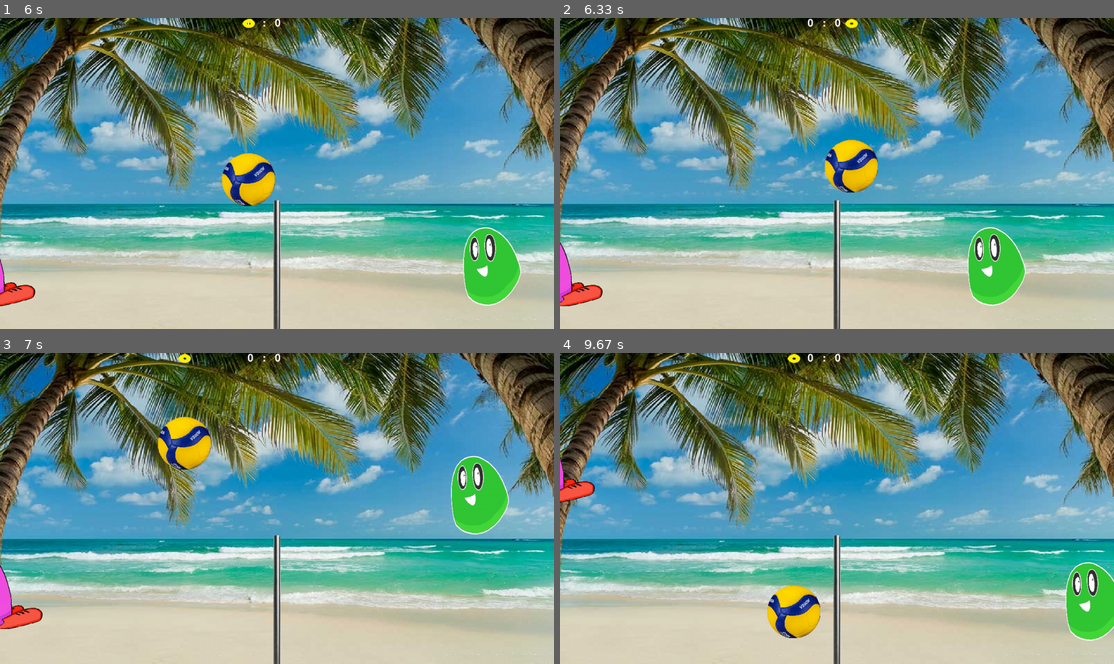
Above: before the commit, frames 1-4 (two rows, left to right).
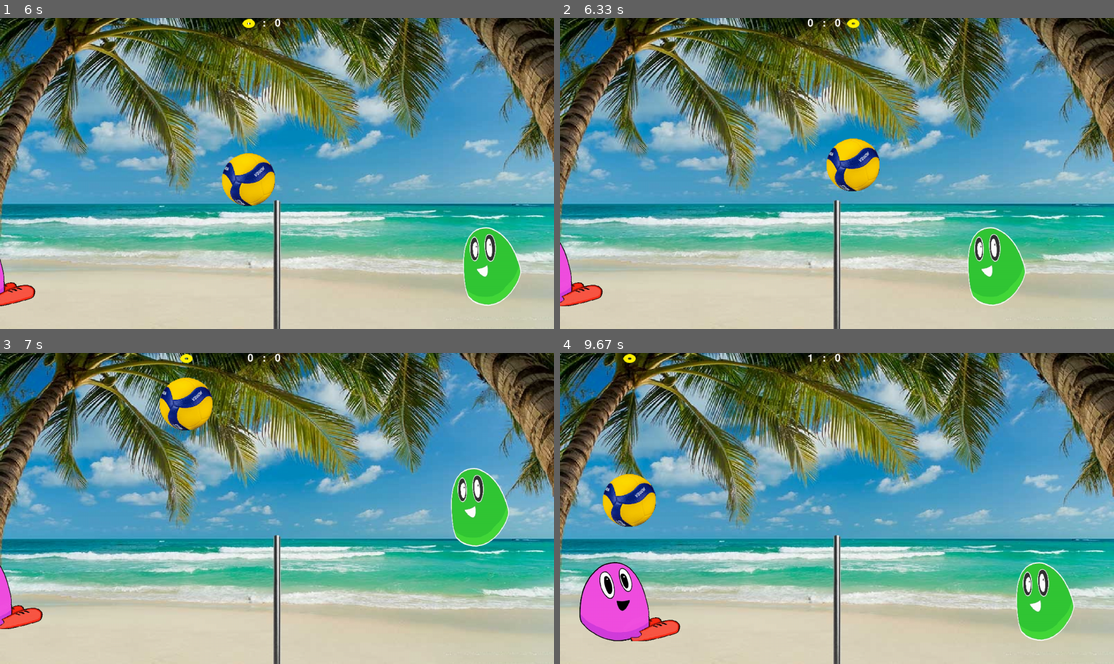
Above: after the commit, the same moments.

Repository: 3strategy/pygameBlobby
Game: pygame game, started from pyGameBlobby.py
Two runs of this game, one before a commit and one after it. Both use one fixed random seed, a clock stepped at 60 frames per second and the inputs below.
Inputs:
- Up to frame 1 (6 s): hold Right 0.33-0.8 s; hold Up 0.83-1.13 s; hold Right 1.17-1.63 s; hold D 1.17-1.63 s; hold Left 1.67-2.2 s; hold A 1.67-2.2 s; tap C at 1.82, 3.22, 4.88 s; hold Left 2.23-2.63 s; hold A 2.23-2.63 s; hold Up 2.67-3.03 s; hold Right 3.07-3.7 s; hold D 3.07-3.7 s; hold Left 3.73-4.2 s; hold A 3.73-4.2 s; hold Right 4.23-4.7 s; hold D 4.23-4.7 s; hold Up 4.73-5.03 s; hold Right 5.07-5.53 s; hold D 5.07-5.53 s; hold Left from 5.57 s (still down); hold A from 5.57 s (still down)
- Up to frame 2 (6.33 s): release Left at 6.1 s; release A at 6.1 s; hold Left from 6.13 s (still down); hold A from 6.13 s (still down); tap C at 6.28 s
- Up to frame 3 (7 s): release Left at 6.53 s; release A at 6.53 s; hold Up 6.57-6.93 s; hold Right from 6.97 s (still down); hold D from 6.97 s (still down)
- Up to frame 4 (9.67 s): release Right at 7.6 s; release D at 7.6 s; hold Left 7.63-8.1 s; hold A 7.63-8.1 s; tap C at 7.78, 9.12 s; hold Right 8.13-8.6 s; hold D 8.13-8.6 s; hold Up 8.63-8.93 s; hold Right 8.97-9.43 s; hold D 8.97-9.43 s; hold Left from 9.47 s (still down); hold A from 9.47 s (still down)

Frame 1 is identical in both runs. In frame 2, 0.5% of the frame differs, in the area x 47-58%, y 0-57%; in frame 3, 3.8%; in frame 4, 9.8%, in the area x 0-100%, y 0-93%.

Commit message:
Lesson 9.2 1)	Refactoring: moving overlap/bestoverlap/ impact into SharedSprite.

Diff:
--- a/Shared.py
+++ b/Shared.py
@@ -56,6 +56,8 @@
         self.rect = self.image.get_rect()
         self.oldpos = self.rect
         self.newpos = self.rect
+        self.dyfix = self.rect.height / 2
+        self.dxfix = self.rect.width / 2
         screen = pygame.display.get_surface()
         self.area = screen.get_rect()
         self.area.centery -= 50 * basescale  # move logical area up
@@ -90,6 +92,35 @@
         # Point rect to the same object as newpos:
         # Any action on newpos will move rect...(unlike before).
         self.rect = self.newpos
+
+    def bestoverlap(self, player):
+        if bestoverlap := testoverlap(player, self):
+            # calculate best possible impact (without rolling back player:
+            for i in range(4):
+                self.rect = average_rect(self.newpos, self.oldpos)
+                player.rect = average_rect(player.newpos, player.oldpos)
+                if overlap := testoverlap(player, self):
+                    self.newpos, player.newpos = self.rect, player.rect
+                    bestoverlap = overlap
+                else:
+                    self.oldpos, player.oldpos = self.rect, player.rect
+            return bestoverlap
+        return None
+
+    def process_impact (self,player,bestoverlap):
+        # the effect of the collision is calculated by Impulse Equations.
+        impact_gamma = angle_ofdxdy((bestoverlap[0] - self.dxfix, (bestoverlap[1] - self.dyfix)))[0]
+        x = (self.dX, self.dY), (player.dX, player.dY)
+        ((self.dX, self.dY), (player.dX, player.dY)) = calc_impulse_xy1xy2(x, self.weight, player.weight, impact_gamma)
+        # if abs(initial_gamma-impact_gamma) > 0.09:
+        #     print(f'\nfinal ball new:{self.newpos.center} old:{self.oldpos.center}, \
+        #     pla new:{player.newpos.center} old:{player.oldpos.center}\n\
+        #     initial gamma:{degrees(initial_gamma):.0f}->{degrees(impact_gamma):.0f}')
+        #     print('helped')
+
+        # rollback both Ball and Player positions
+        self.rollback(player)
+        assert not testoverlap(player, self)
 
     def rollback(self, other_object=None):
         self.rect = self.oldpos
@@ -115,6 +146,10 @@
         # print (a)
         return a
 
+    @property
+    def weight(self):
+        """calculates weight"""
+        return 1
 
 class Net(SharedSprite):
     def __init__(self):
@@ -135,6 +170,9 @@
     offset_y = p.rect.y - s.rect.y
     overlap = s.mask.overlap(p.mask, (offset_x, offset_y))
     return overlap
+
+
+
 
 
 def average_rect(source_rect, target_rect):
--- a/ball.py
+++ b/ball.py
@@ -19,8 +19,6 @@
         self.point_scored = False
         self.net: Net = net  # hinting.
         self.pointer: Pointer = pointer
-        self.dyfix = self.rect.height / 2
-        self.dxfix = self.rect.width / 2
         self.startY = 320 * basescale
 
         self.reinit()
@@ -80,7 +78,7 @@
             self.dX = -self.dX
 
         # Net collision detection בדיקת התנגשות ברשת
-        if overlap_net := testoverlap(self.net, self):
+        if overlap_net := self.bestoverlap(self.net):  # testoverlap(self.net, self):
             self.rollback()  # Rollback position
             if overlap_net[1] < 68 * basescale:  # real net impact means ball is touched on the side
                 self.score()
@@ -92,48 +90,16 @@
         for ordinal in range(2):
             player = self.players[ordinal]
             # overlap gets the result of the collision test and then an 'if' checks overlap
-            if bestoverlap := testoverlap(player, self):  # EXPRESSION ASSIGNMENT
-                print(f'\ninitial ball new:{self.newpos.center} old:{self.oldpos.center},\
-                    pla new:{player.newpos.center} old:{player.oldpos.center}')
-                # initial_gamma = angle_ofdxdy((bestoverlap[0] - self.dxfix, (bestoverlap[1] - self.dyfix)))[0]
+            if bestoverlap := self.bestoverlap(player):
+                self.process_impact(player,bestoverlap)
 
                 # reset num_shots of the THE OTHER PLAYER
                 self.players[not ordinal].num_shots = 0
                 if not self.point_scored:
                     player.num_shots += 1
                 if player.num_shots > 3:
-                    player.state = "3-touch"  # putting debug info here (since point is over)
-                    # print(f'{datetime.now()}  3touch history ball:{self.oldpos.bottom}\
-                    #     {self.old1.bottom} {self.old2.bottom} oldest{self.old3.bottom}')
-                    # print(f'bl dY:{self.dY:.1f} {self.dY0:.1f} {self.dY1:.1f} {self.dY2:.1f} oldest: {self.dY3:.1f}')
-                    self.score()  # give point to other side.
+                    self.score()
                     return
 
-                # calculate best possible impact (without rolling back player:
-                for i in range(4):
-                    self.rect = average_rect(self.newpos, self.oldpos)
-                    player.rect = average_rect(player.newpos, player.oldpos)
-                    if overlap := testoverlap(player, self):
-                        self.newpos, player.newpos = self.rect, player.rect
-                        bestoverlap = overlap
-                    else:
-                        self.oldpos, player.oldpos = self.rect, player.rect
-
-                weight = (300 if player.newpos.bottom == area.bottom else 3)
                 self.point_started = True  # from here on gravity will apply.
-                # the effect of the collision is calculated by Impulse Equations.
-                impact_gamma = angle_ofdxdy((bestoverlap[0] - self.dxfix, (bestoverlap[1] - self.dyfix)))[0]
-                x = (self.dX, self.dY), (player.dX, player.dY)
-                ((self.dX, self.dY), (player.dX, player.dY)) = calc_impulse_xy1xy2(x, 1, weight, impact_gamma)
-
-                # if abs(initial_gamma-impact_gamma) > 0.09:
-                #     print(f'\nfinal ball new:{self.newpos.center} old:{self.oldpos.center}, \
-                #     pla new:{player.newpos.center} old:{player.oldpos.center}\n\
-                #     initial gamma:{degrees(initial_gamma):.0f}->{degrees(impact_gamma):.0f}')
-                #     print('helped')
-
-                # rollback both Ball and Player positions
-                self.rollback(player)
-                # check no collision and break if collision to debug
-                assert not testoverlap(player, self)
                 return  # no need to check the other player.
--- a/player.py
+++ b/player.py
@@ -134,6 +134,12 @@
             self.dX = 0
             self.__h_state = State.Still
 
+    @property
+    def weight(self):
+        """calculates weight. The idea is that player is heavier when on the ground.
+        can hit harder and bounce less"""
+        return (300 if self.rect.bottom == self.area.bottom else 3)
+
 class State(Enum):
     MoveUp = 0
     MoveDown = 1
